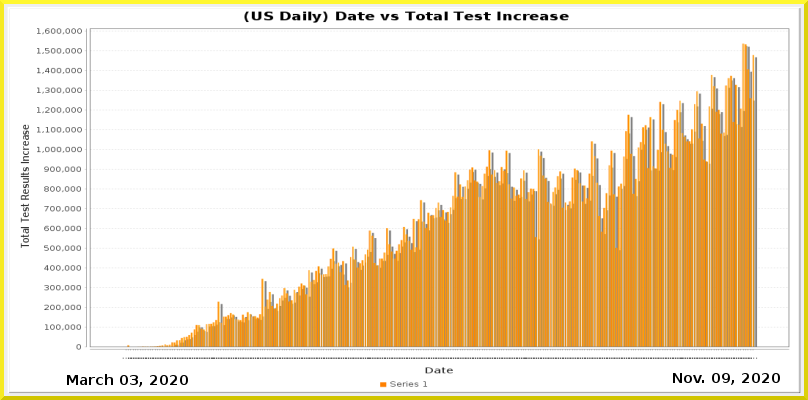
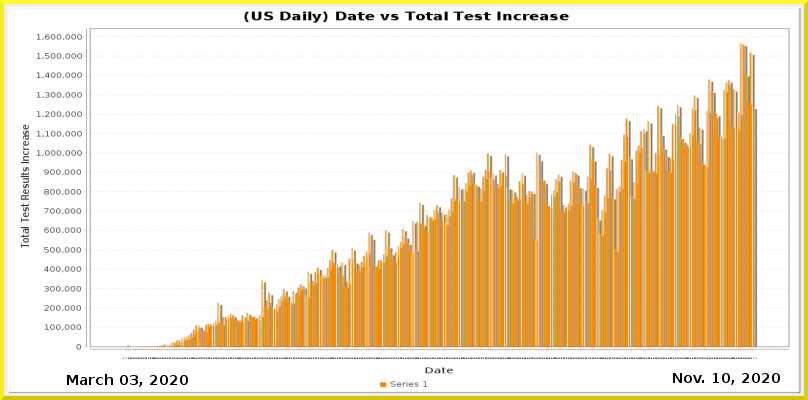
Layered file, before and after one edit (808×400). Changes by layer:
painted on "Current Date" over [712, 373, 730, 383]
painted on "Date_vs_TestIncrease.png" over [37, 28, 788, 359]
